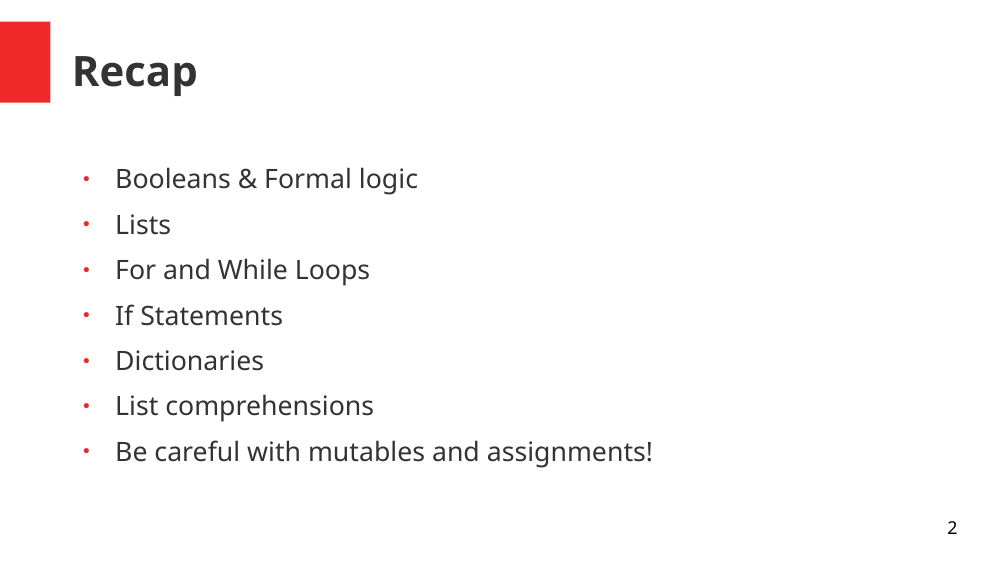
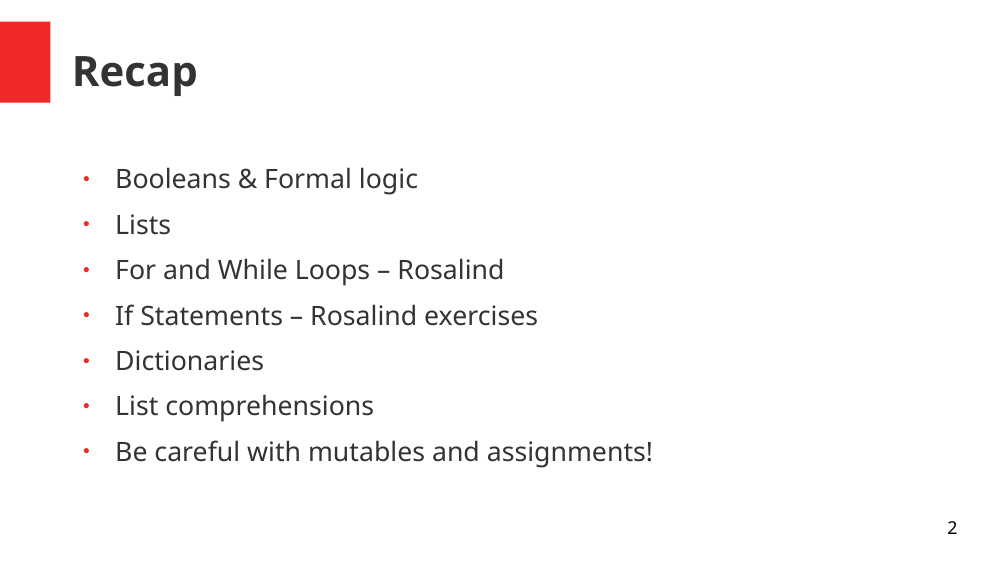
Before and after one commit to Bioinformatics-teaching-UiT/Python_2022, a slide deck: slide 2 of week1/day3/day_3.odp. Drawn at 1008x567 pixels with LibreOffice and Linux fonts; fonts in the diff are those of the drawing. Boxes give left, top, right and bottom in pixels: in the first picture for what was removed or moved away, otherwise in the second. Text is boxed around its words. In the diff, an @@ line names an element or a change of style, - is before the commit and + after.

```diff
--- a/week1/day3/day_3.odp
+++ b/week1/day3/day_3.odp
@@ text at [115,258,538,326]: text changed @@
-● For and While Loops
-● If Statements
+● For and While Loops – Rosalind
+● If Statements – Rosalind exercises
```
Also in this commit, not shown: 3 other slides changed.
